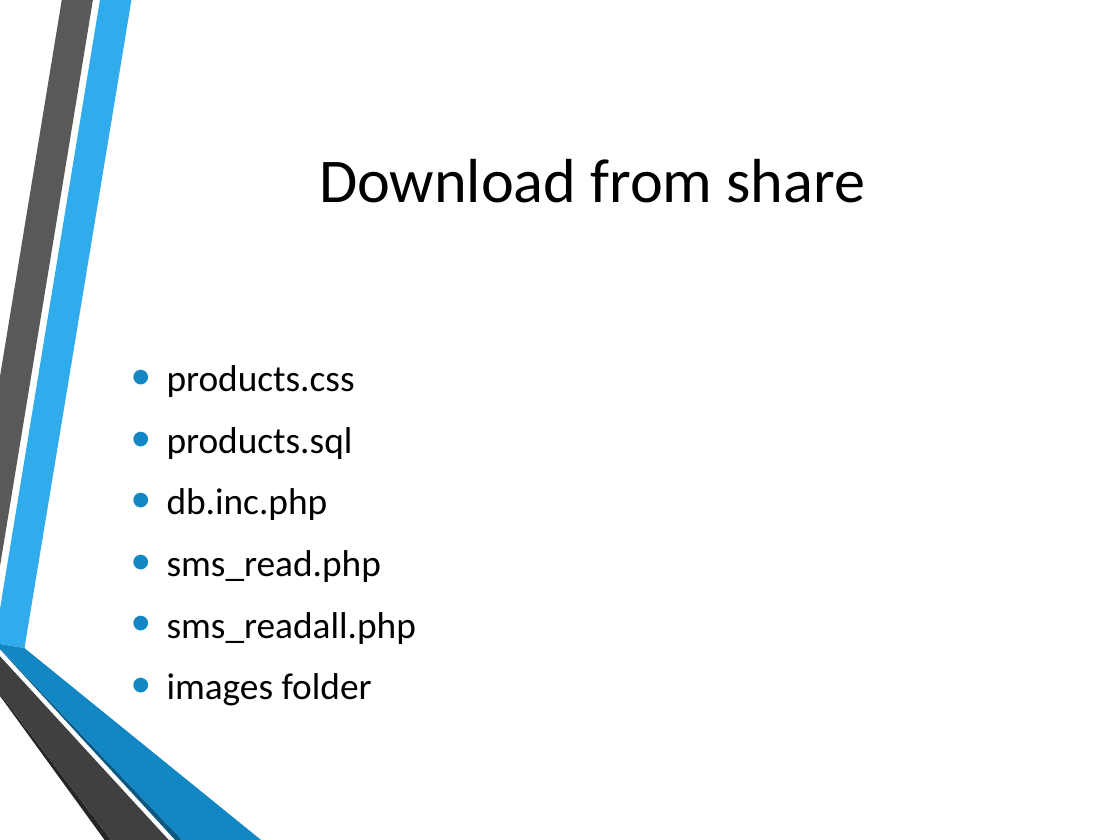
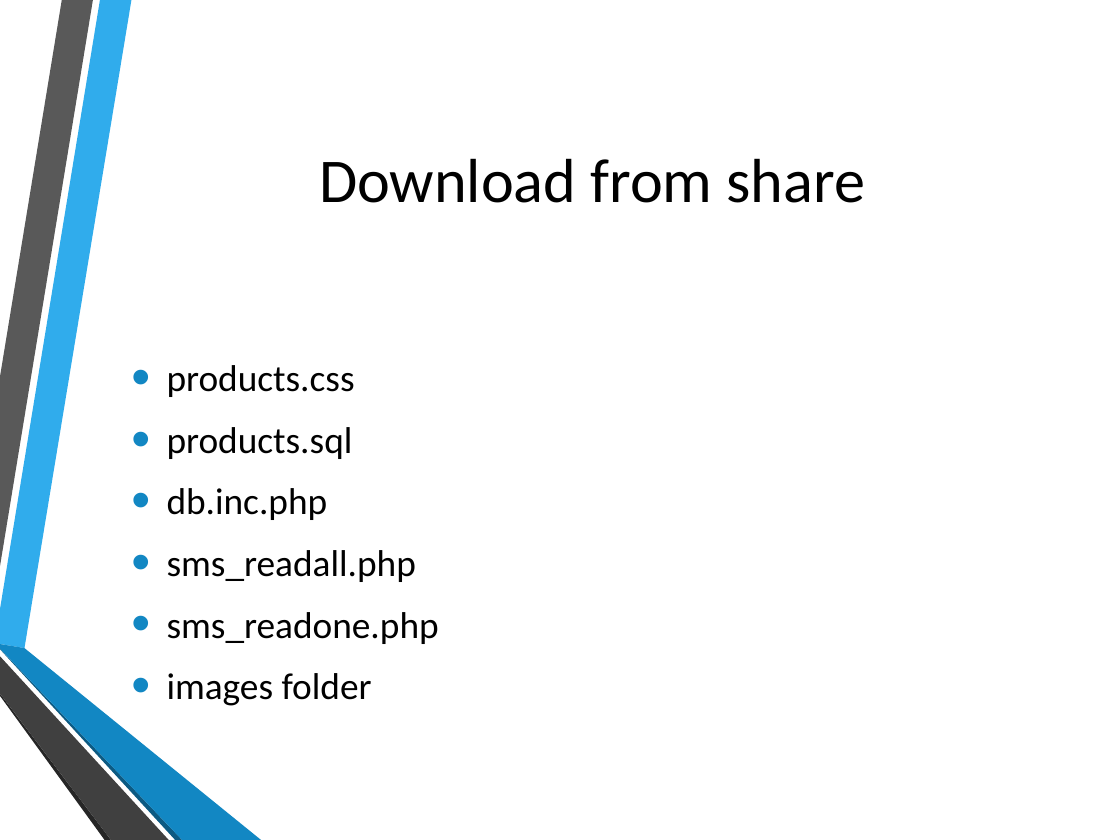
Before and after one commit to hatted/fevaworks-php, a slide deck: slide 3 of php-fw9/Products.pptx. Drawn at 1120x840 pixels with LibreOffice and Linux fonts; fonts in the diff are those of the drawing; background and template pictures are left out. Boxes give left, top, right and bottom in pixels: in the first picture for what was removed or moved away, otherwise in the second. Text is boxed around its words. In the diff, an @@ line names an element or a change of style, - is before the commit and + after.

```diff
--- a/php-fw9/Products.pptx
+++ b/php-fw9/Products.pptx
@@ text at (167, 550, 381, 582): paragraph removed @@
-• sms_read.php
@@ text at (167, 612, 439, 644): paragraph added @@
+• sms_readone.php
```
Also in this commit, not shown: 6 other slides changed, 12 slides added, 6 other files.
